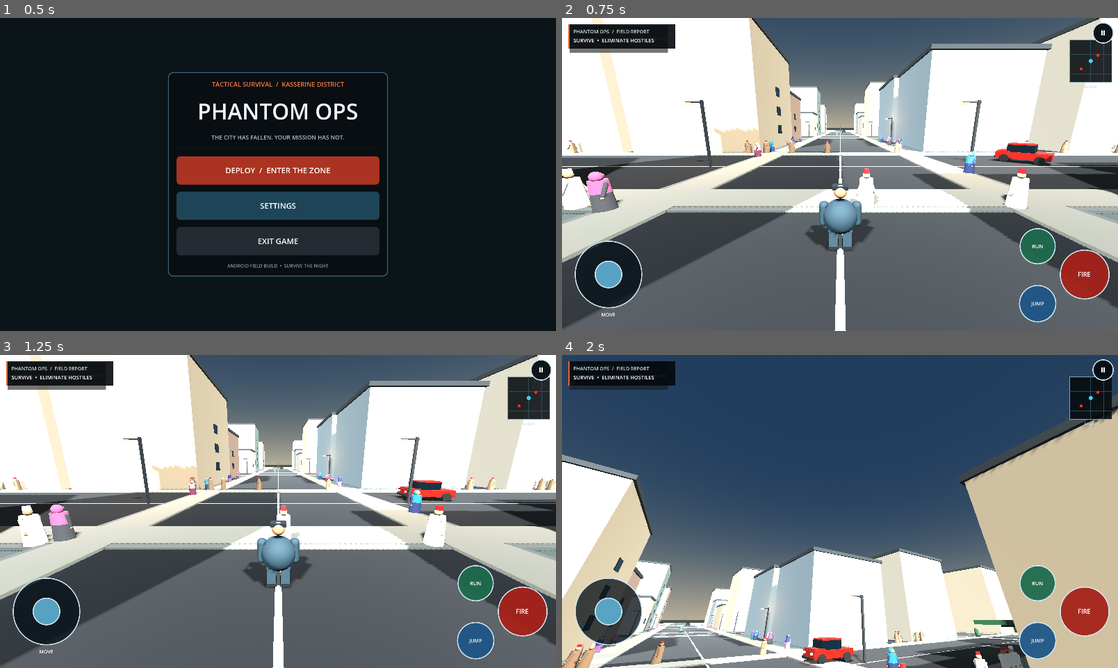
Above: before the commit, frames 1-4 (two rows, left to right).
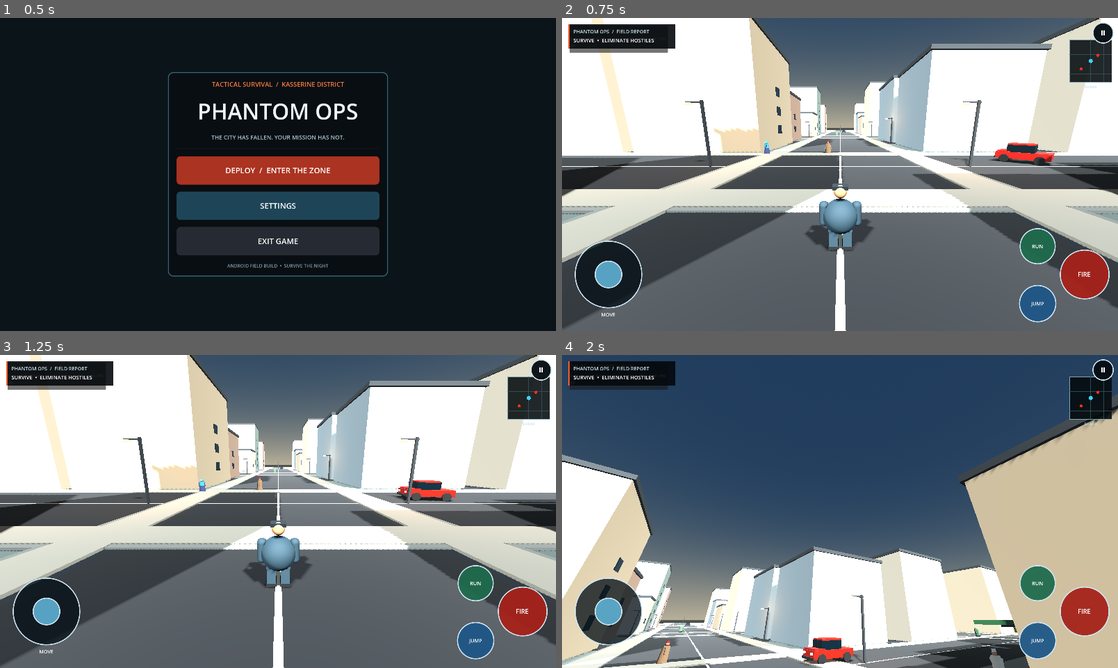
Above: after the commit, the same moments.

Repository: Gass-OS/Phantom-Ops
Game: Godot game, scene res://scenes/main_menu.tscn
Two runs of this game, one before a commit and one after it. Both use one fixed random seed, a clock stepped at 60 frames per second and the inputs below.
Inputs (mouse positions are in pixels of both pictures, inside the frame that each line leads up to):
- Up to frame 1 (0.5 s): no input
- Up to frame 2 (0.75 s): click "DEPLOY / ENTER THE ZONE" at 0.5 s
- Up to frame 3 (1.25 s): no input
- Up to frame 4 (2 s): tap Enter (ui_accept) at 1.25 s; drag from (840, 511) to (895, 442) at 1.27 s

Frame 1 is identical in both runs. In frame 2, 2.2% of the frame differs, in the area x 0-100%, y 36-63%; in frame 3, 2.2%; in frame 4, 1.3%.

Commit message:
Fix pedestrian spacing, native district detail, road trees and vehicle collisions

Diff:
--- a/project/scripts/world_spawner.gd
+++ b/project/scripts/world_spawner.gd
@@ -6,7 +6,7 @@
 var player: Node3D = null
 var spawn_timer := 4.0
 var max_zombies := 8
-var population_target := 48
+var population_target := 18
 var population_check := 0.0
 
 func _ready() -> void:
@@ -30,9 +30,11 @@
 	citizen.variant = index + 60
 	citizen.spawn_near_center = true
 	citizen.spawn_center = player.global_position
-	citizen.spawn_radius = 46.0
+	citizen.spawn_radius = 42.0
 	citizen.axis = index % 2
-	var road_index := roundi((player.global_position.z if citizen.axis == 0 else player.global_position.x) / 56.0)
+	var base_road := roundi((player.global_position.z if citizen.axis == 0 else player.global_position.x) / 56.0)
+	var road_offset := posmod(int(index / 2), 5) - 2
+	var road_index := clampi(base_road + road_offset, -3, 3)
 	citizen.lane = float(road_index) * 56.0 + (9.2 if index % 4 < 2 else -9.2)
 	get_parent().add_child(citizen)
 
@@ -46,7 +48,7 @@
 		for person in get_tree().get_nodes_in_group("civilian"):
 			if is_instance_valid(person) and person.global_position.distance_to(player.global_position) < 82.0:
 				nearby += 1
-		while nearby < 30:
+		while nearby < 22:
 			_spawn_citizen(randi())
 			nearby += 1
 	var new_wave := 1 + int(GameManager.kills / 8.0)
